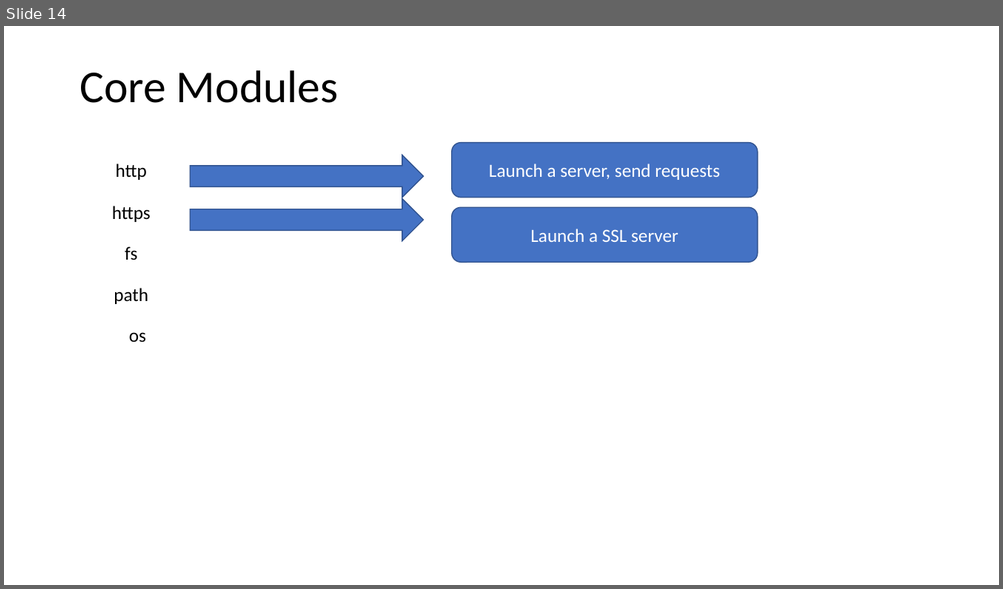
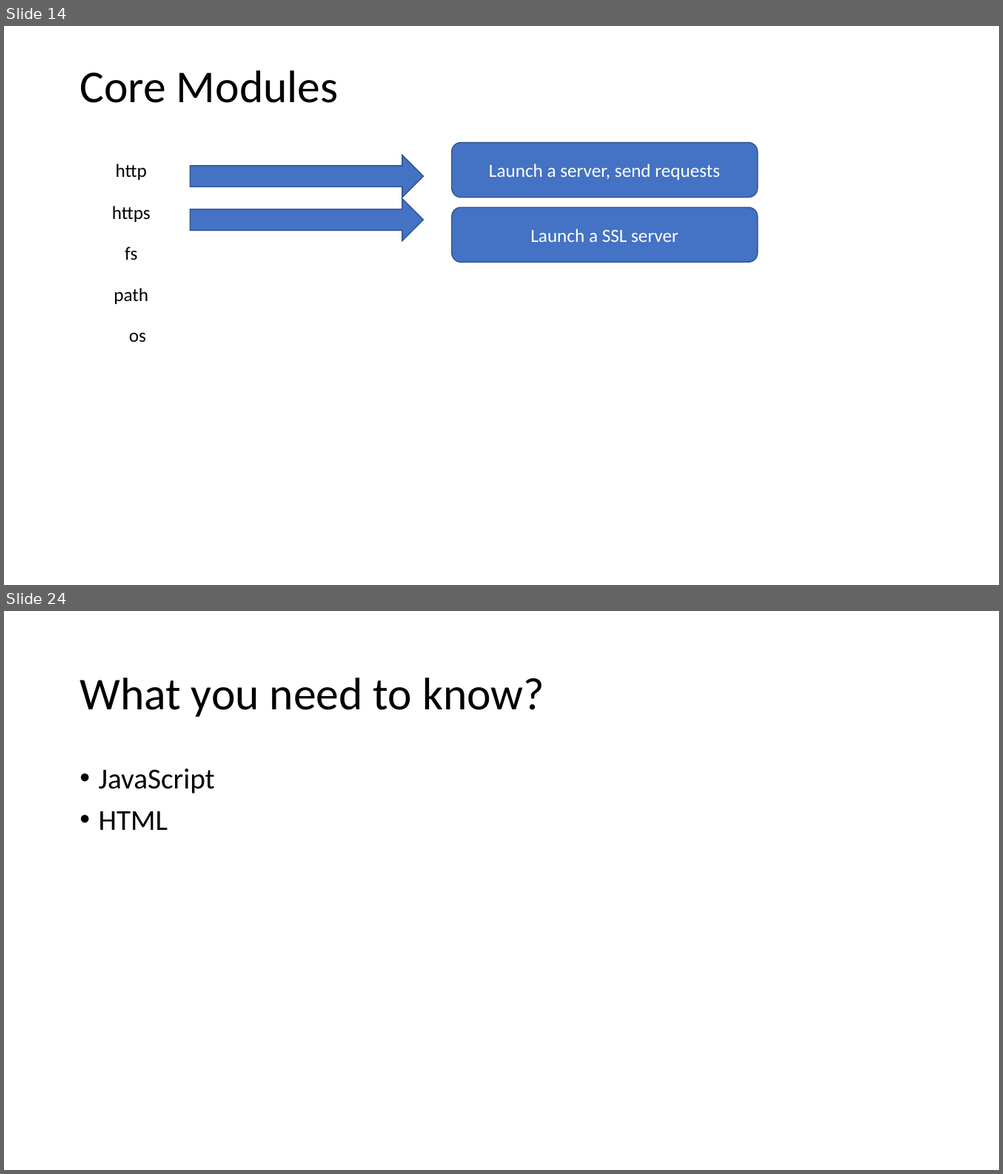
Before and after one commit to PiyushChaturvedii/batch03, a slide deck: What is Node.pptx. Shown one above the other, each under a label of ours: slide 14 before the commit, slides 14 and 24 after it; the slides between them are not shown. The pictures are 1003x589 and 1003x1174 pixels, drawn with LibreOffice and Linux fonts; fonts in the diff are those of the drawing. Boxes give left, top, right and bottom in pixels: in the first picture for what was removed or moved away, otherwise in the second. Text is boxed around its words. In the diff, an @@ line names an element or a change of style, - is before the commit and + after.

```diff
--- a/What is Node.pptx
+++ b/What is Node.pptx
@@ slide 24 added at [4, 611, 999, 1170], background #FFFFFF @@
@@ title added at [79, 678, 544, 717], 44 pt, text #000000 @@
+What you need to know?
@@ text added at [99, 769, 215, 830], 28 pt, text #000000 @@
+• JavaScript
+• HTML
```
Also in this commit, not shown: 8 other slides added, 10 other files.
